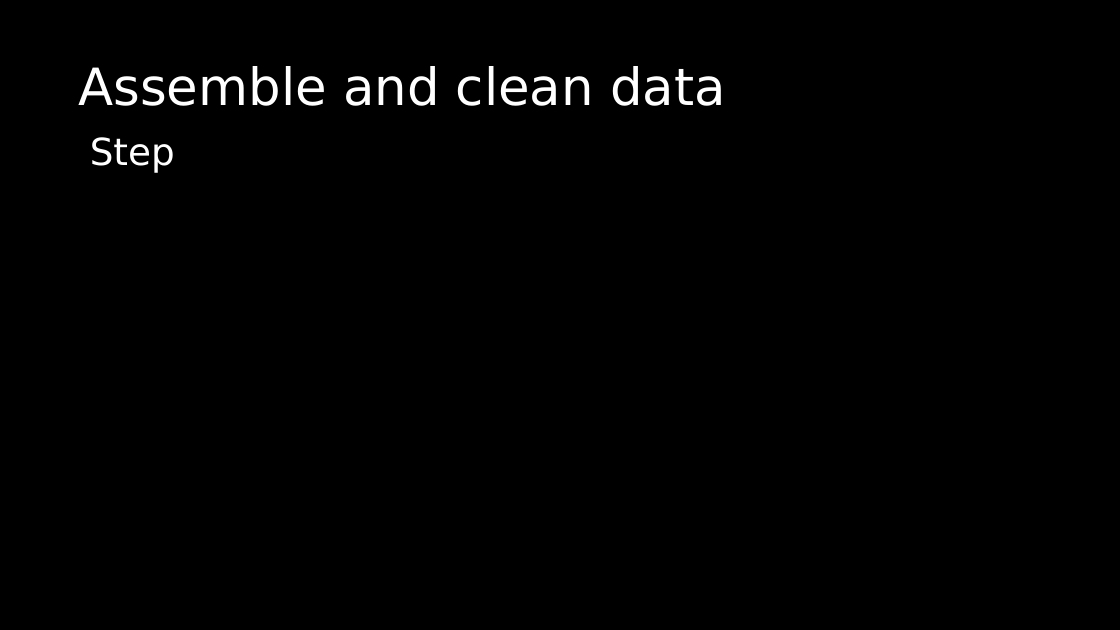
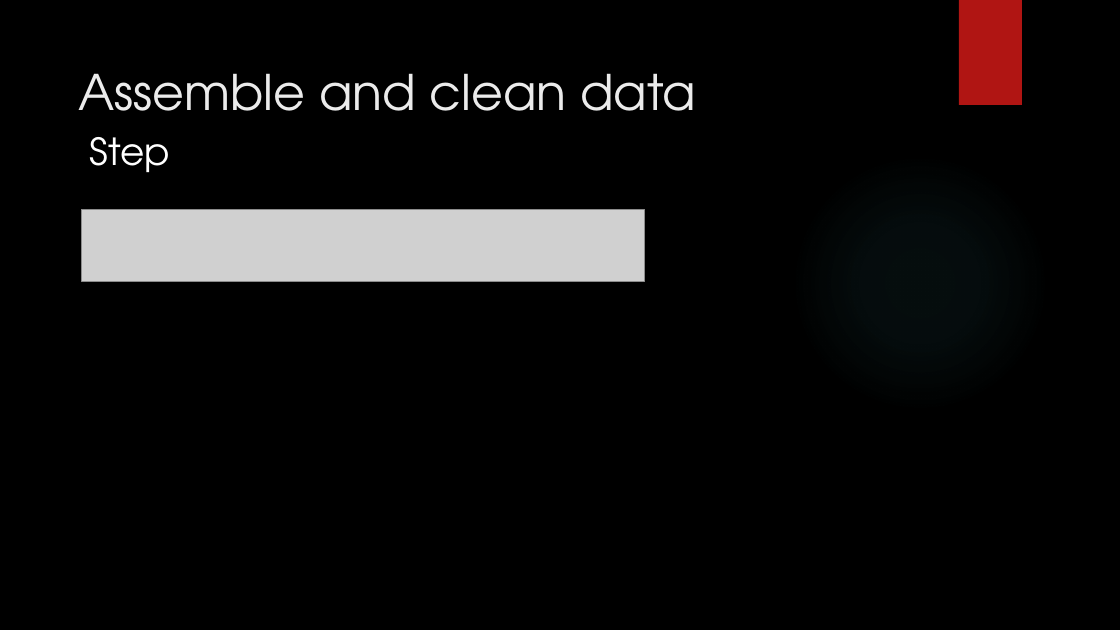
Before and after one commit to ludmilagd/SocialMediaUsageImpact, a slide deck: slide 9 of SocialMediaSuicideRate.pptx (slide 8 before the commit). Drawn at 1120x630 pixels with LibreOffice and Linux fonts; fonts in the diff are those of the drawing; grey boxes stand for pictures; background and template pictures are left out. Boxes give left, top, right and bottom in pixels: in the first picture for what was removed or moved away, otherwise in the second. Text is boxed around its words. In the diff, an @@ line names an element or a change of style, - is before the commit and + after.

```diff
--- a/SocialMediaSuicideRate.pptx
+++ b/SocialMediaSuicideRate.pptx
@@ rectangle added at (x1=959, y1=0, x2=1022, y2=105), fill #B01513 @@
@@ title "Assemble and clean data" at (x1=78, y1=73, x2=696, y2=111): size 44 to 42 pt, font DejaVu Sans to TeX Gyre Adventor, text colour #FFFFFF to #EBEBEB; line spacing 0.9 to 1 @@
@@ text "Step" at (x1=90, y1=137, x2=171, y2=173): font DejaVu Sans to TeX Gyre Adventor @@
@@ picture added at (x1=82, y1=210, x2=645, y2=281) @@
```
Also in this commit, not shown: 10 other slides changed, 2 slides added, 1 slide removed, 7 other files.
